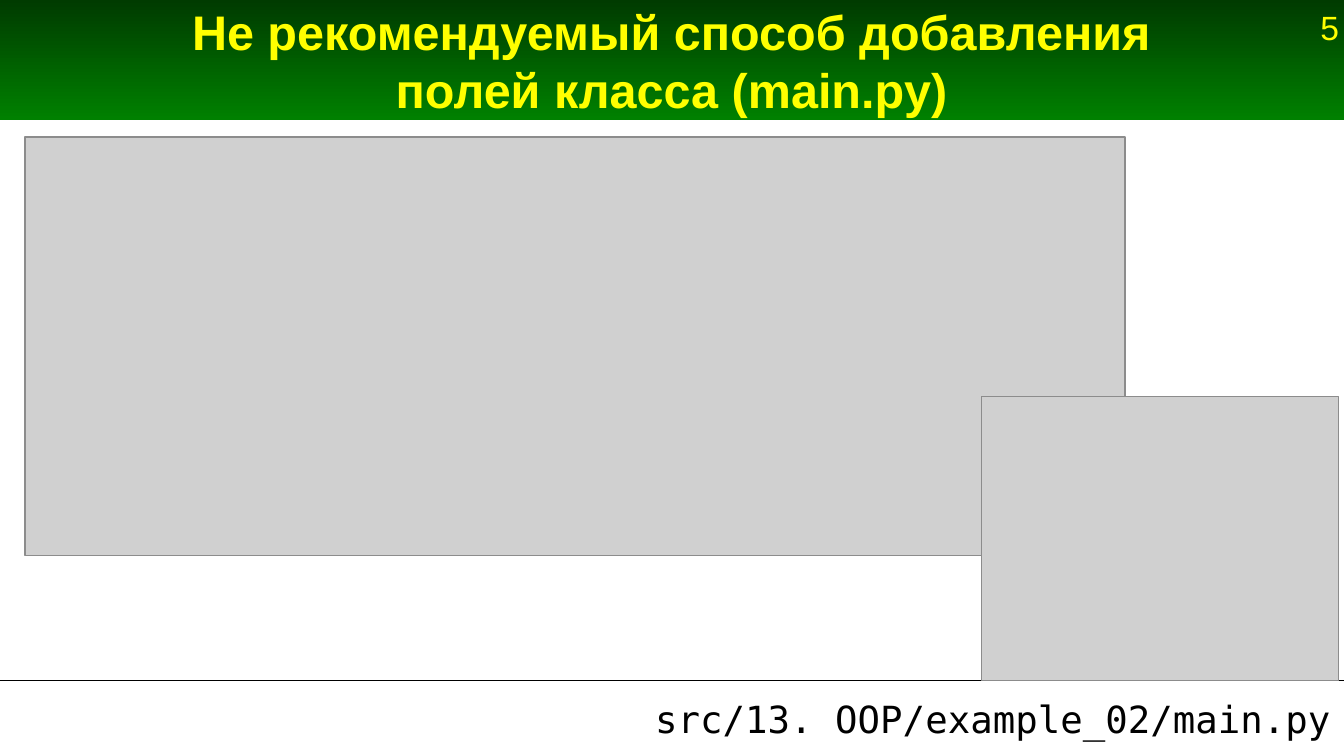
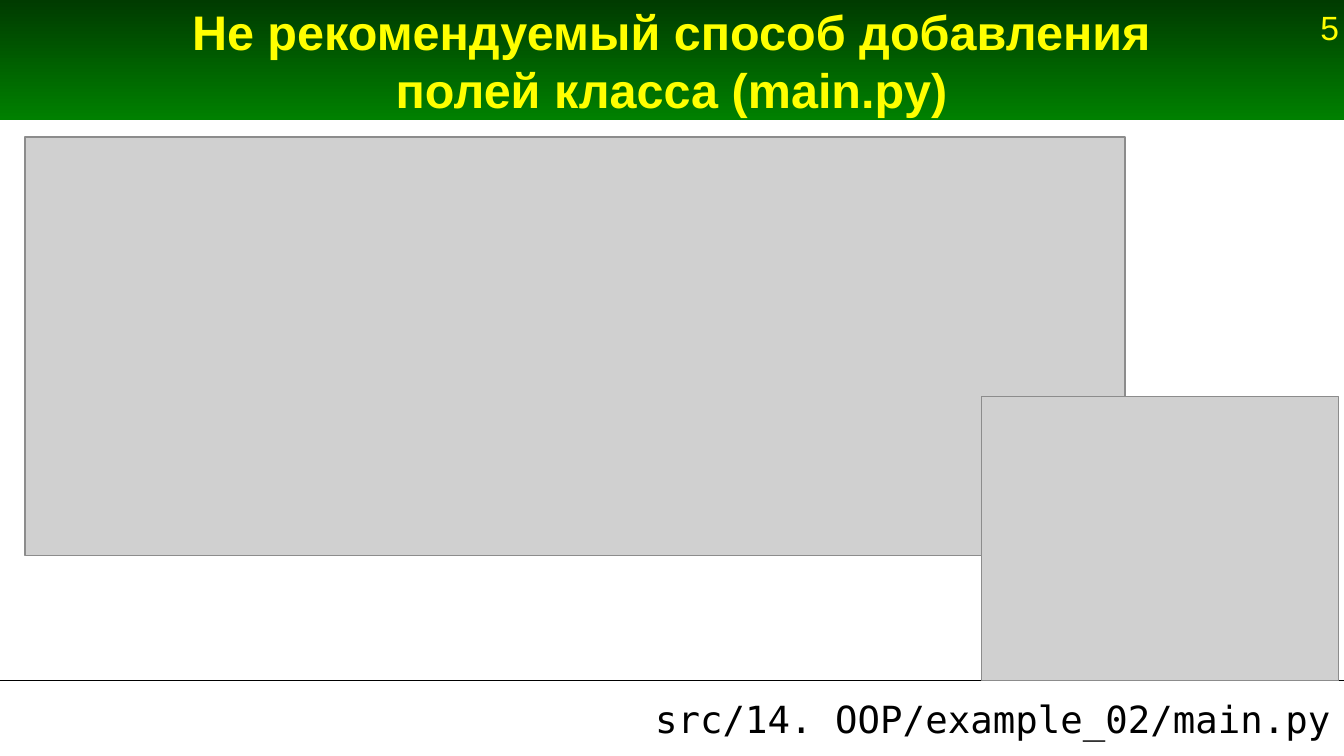
Before and after one commit to Jenyay/python-lectures, a slide deck: slide 5 of presentations/14. OOP.odp. Drawn at 1344x756 pixels with LibreOffice and Linux fonts; fonts in the diff are those of the drawing; grey boxes stand for pictures. Boxes give left, top, right and bottom in pixels: in the first picture for what was removed or moved away, otherwise in the second. Text is boxed around its words. In the diff, an @@ line names an element or a change of style, - is before the commit and + after.

```diff
--- a/presentations/14. OOP.odp
+++ b/presentations/14. OOP.odp
@@ title at [655, 704, 1330, 741]: text changed @@
-src/13. OOP/example_02/main.py
+src/14. OOP/example_02/main.py
```
Also in this commit, not shown: 60 other slides changed, 1 slide removed, 1 other file.
